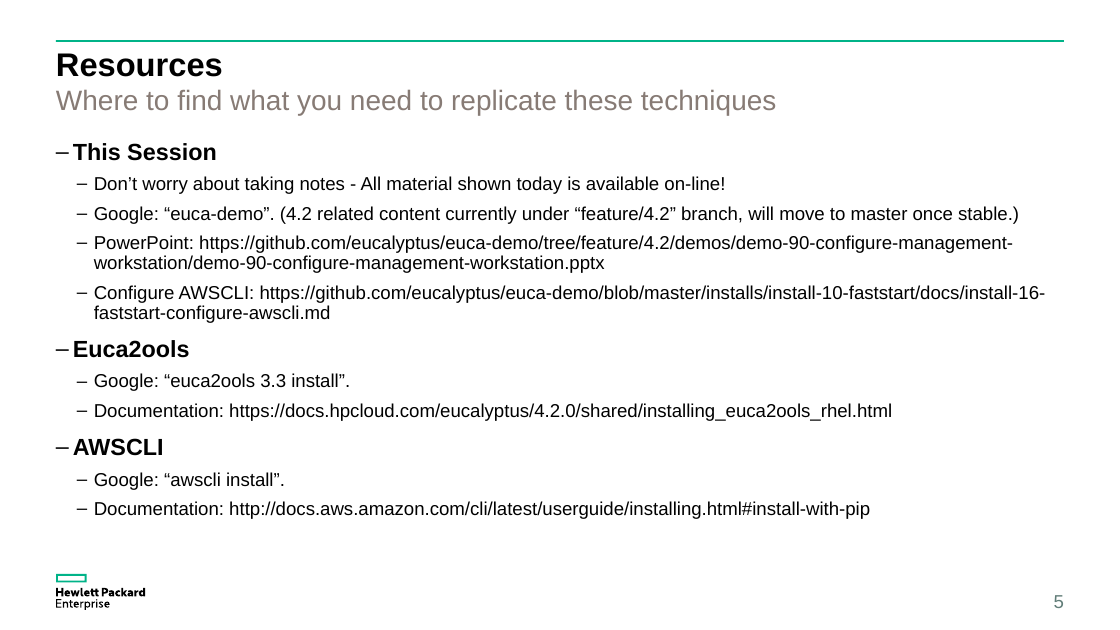
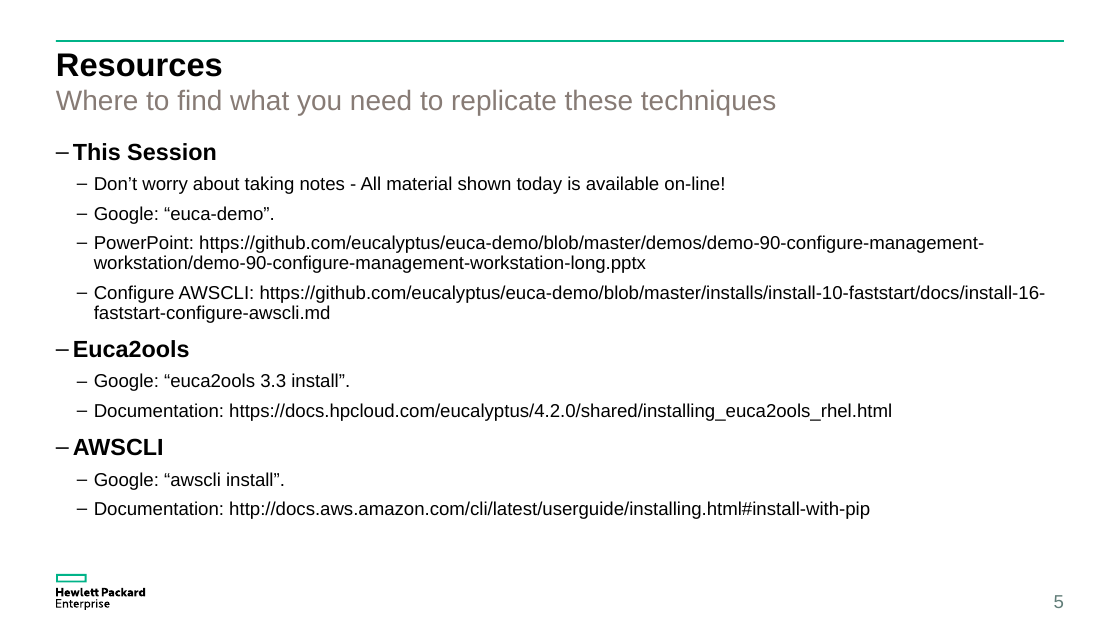
Before and after one commit to eucalyptus/euca-demo, a slide deck: slide 5 of demos/demo-90-configure-management-workstation/docs/demo-90-configure-management-workstation-long.pptx. Drawn at 1120x630 pixels with LibreOffice and Linux fonts; fonts in the diff are those of the drawing. Boxes give left, top, right and bottom in pixels: in the first picture for what was removed or moved away, otherwise in the second. Text is boxed around its words. In the diff, an @@ line names an element or a change of style, - is before the commit and + after.

```diff
--- a/demos/demo-90-configure-management-workstation/docs/demo-90-configure-management-workstation-long.pptx
+++ b/demos/demo-90-configure-management-workstation/docs/demo-90-configure-management-workstation-long.pptx
@@ text at <box>94,206,984,273</box>: text changed @@
-  – Google: “euca-demo”. (4.2 related content currently under “feature/4.2” branch, will move to master once stable.)
-  – PowerPoint: https://github.com/eucalyptus/euca-demo/tree/feature/4.2/demos/demo-90-configure-management-workstation/demo-90-configure-management-workstation.pptx
+  – Google: “euca-demo”.
+  – PowerPoint: https://github.com/eucalyptus/euca-demo/blob/master/demos/demo-90-configure-management-workstation/demo-90-configure-management-workstation-long.pptx
```
Also in this commit, not shown: 10 other slides changed, 4 other files.
